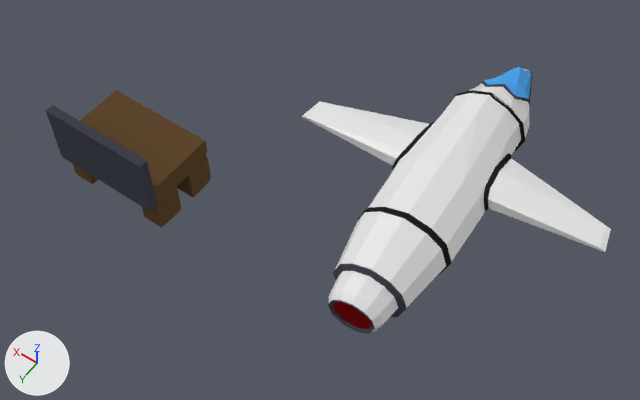
One commit to the Blender file Blender/Scene/Space.blend: the scene before it, then after it.
One viewpoint serves both versions: a camera (50 mm lens) standing at (-15.62, 12.25, 21.3) and looking at (-5.46, -1.98, -1.06). The lights are fixed; the arrows at lower left show +X, +Y and +Z.

Objects in the first picture: 'CockPit', 'HautEtablit', 'LeftWing', 'MainShip', 'PiedEtablit', 'PlaqueEtablit', 'Reactor', 'RightWing'.
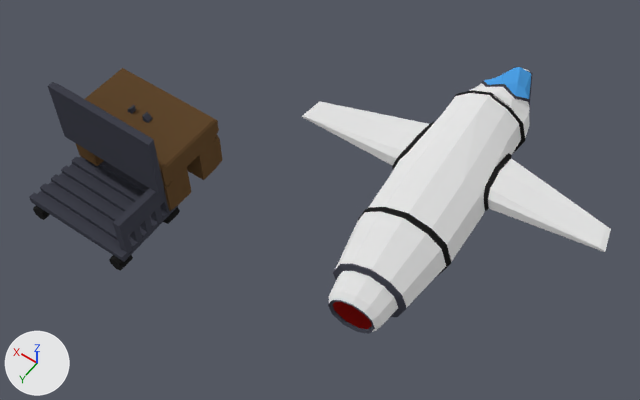
Location of each change, [x1, y1, x2, y2] in pixels of the pictures (640 x 400 px; the box of a moved part takes in the faces that stretch with it):
'HautEtablit', reshaped, moved: before [80, 90, 207, 205]; after [85, 68, 219, 186]
'PlaqueEtablit', reshaped, moved, turned: before [46, 105, 157, 212]; after [48, 82, 164, 194]
'HautChariot', added: after [29, 156, 178, 262]
'PiedEtablit', reshaped, moved, rescaled: before [73, 155, 211, 227]; after [76, 135, 222, 211]
'PoignéeChariot', added: after [113, 186, 173, 254]
'Roues.003', added: after [109, 255, 133, 271]
'Roues', added: after [33, 206, 50, 220]
'Key', added: after [128, 105, 153, 123]
'Roues.001', added: after [163, 207, 180, 224]
part 2 of me_cube_001, moved or reshaped: before [177, 155, 211, 197]; after [187, 135, 222, 180]
part 3 of me_cube_001, moved or reshaped: before [142, 186, 181, 227]; after [163, 167, 191, 211]
part 4 of me_cube_001, moved or reshaped: before [73, 164, 98, 184]; after [76, 144, 104, 166]

Patch to the scene script:
```diff
--- a/Blender/Scene/Space.blend.py
+++ b/Blender/Scene/Space.blend.py
@@ me_cube @@
-me_cube.from_pydata(...)  # 14 vertices, 9 faces; spans x -1.73..2.27, y -1.17..1.38, z -0.4..0.39
+me_cube.from_pydata(...)  # 18 vertices, 13 faces; spans x -1.23..2.77, y -1.43..1.12, z -1.26..-0.47
+# me_cube part 1: the whole mesh is rebuilt
 me_cube.materials.append(mat_wood)
@@ me_cube_001 @@
 me_cube_001.from_pydata(...)  # 48 vertices, 32 faces; spans x -2.3..30.6, y -4.4..16.4, z -6.0..4.2
 # used by ob_piedetablit; location = (-0.95, -0.9, -1.77); scale = (0.122, 0.122, 0.122)
+# me_cube_001 part 2: the loose piece of 12 vertices spanning x -2.3..4.3, y -4.4..3.6, z -6.0..4.2 is scaled about its middle by 0.122, then moved by (-1.8, -0.6, -1.0)
+# me_cube_001 part 3: the loose piece of 12 vertices spanning x -2.3..4.3, y 8.5..16.4, z -6.0..4.2 is scaled about its middle by 0.122, then moved by (-1.8, -11.9, -1.0)
+# me_cube_001 part 4: the loose piece of 12 vertices spanning x 24.0..30.6, y 8.5..16.4, z -6.0..4.2 is scaled about its middle by 0.122, then moved by (-24.9, -11.9, -1.0)
 me_cube_001.materials.append(mat_wood)
@@ me_cube_006 @@
 # used by ob_plaqueetablit; location = (0.73, 0.2, -0.02); rotation_euler = (1.571, 0.0, 0.0), in degrees (90, 0, 0)
-me_cube_006.from_pydata(...)  # 8 vertices, 6 faces; spans x -2.0..2.0, y -1.24..0.99, z -1.23..-0.92
+me_cube_006.from_pydata(...)  # 12 vertices, 10 faces; spans x -1.27..2.73, y 1.12..1.43, z -1.26..0.97
+# me_cube_006 part 5: 8 vertices removed from x -2.0..2.0, y -1.24..0.99, z -1.23..-0.92; 12 vertices added at x -1.27..2.73, y 1.12..1.43, z -1.26..0.97
 me_cube_006.materials.append(mat_metal)
@@ ob_hautetablit @@
 ob_hautetablit = bpy.data.objects.new('HautEtablit', me_cube)
-ob_hautetablit.location = (0.5, -0.26, -0.86)
+ob_hautetablit.location = (-0.83, 0.16, 1.69)
@@ ob_piedetablit @@
 ob_piedetablit = bpy.data.objects.new('PiedEtablit', me_cube_001)
-ob_piedetablit.location = (-0.95, -0.9, -1.77)
-ob_piedetablit.scale = (0.122, 0.122, 0.122)
+ob_piedetablit.location = (-0.83, 0.16, 1.69)
@@ ob_plaqueetablit @@
 ob_plaqueetablit = bpy.data.objects.new('PlaqueEtablit', me_cube_006)
-ob_plaqueetablit.location = (0.73, 0.2, -0.02)
-ob_plaqueetablit.rotation_euler = (1.571, 0.0, 0.0)  # degrees (90, 0, 0)
+ob_plaqueetablit.location = (-0.83, 0.16, 1.69)
@@ ob_roues_003 @@
+ob_roues_003 = bpy.data.objects.new('Roues.003', me_cylinder_026)  # 18 vertices, 24 faces; spans x -0.316..0.197, y -0.3..0.213, z -2.217..-1.688; in mat_caoutchoux (black #242424)
+ob_roues_003.location = (-1.59, 1.28, -1.36)
+ob_roues_003.rotation_euler = (1.571, 0.0, 0.0)  # degrees (90, 0, 0)
@@ ob_roues_001 @@
+ob_roues_001 = bpy.data.objects.new('Roues.001', me_cylinder_024)  # 18 vertices, 24 faces; spans x -0.316..0.197, y -0.3..0.213, z -0.031..0.498; in mat_caoutchoux (black #242424)
+ob_roues_001.location = (-1.59, 1.28, -1.36)
+ob_roues_001.rotation_euler = (1.571, 0.0, 0.0)  # degrees (90, 0, 0)
@@ ob_roues @@
+ob_roues = bpy.data.objects.new('Roues', me_cylinder_020)  # 18 vertices, 24 faces; spans x 3.039..3.551, y -0.3..0.213, z -2.217..-1.688; in mat_caoutchoux (black #242424)
+ob_roues.location = (-1.59, 1.28, -1.36)
+ob_roues.rotation_euler = (1.571, 0.0, 0.0)  # degrees (90, 0, 0)
@@ ob_poignéechariot @@
+ob_poignéechariot = bpy.data.objects.new('PoignéeChariot', me_cube_004)  # 60 vertices, 54 faces; spans x -1.04..1.04, y -0.74..0.73, z -0.13..0.13; in mat_metal (dark grey #454752)
+ob_poignéechariot.location = (-1.83, 2.14, -0.28)
+ob_poignéechariot.rotation_euler = (1.571, 0.0, 1.571)  # degrees (90, 0, 90)
@@ ob_hautchariot @@
+ob_hautchariot = bpy.data.objects.new('HautChariot', me_cube_002)  # 52 vertices, 40 faces; spans x -2.0..2.0, y -1.27..1.27, z -0.19..0.09; in mat_metal (dark grey #454752)
+ob_hautchariot.location = (0.03, 2.14, -0.94)
@@ ob_key @@
+ob_key = bpy.data.objects.new('Key', me_cube_019)  # 215 vertices, 230 faces; spans x -0.49..0.54, y -0.16..0.16, z -0.51..1.43; in mat_metal (dark grey #454752), mat_wood (brown #664d32)
+ob_key.location = (0.0, 0.0, 0.0)
```
